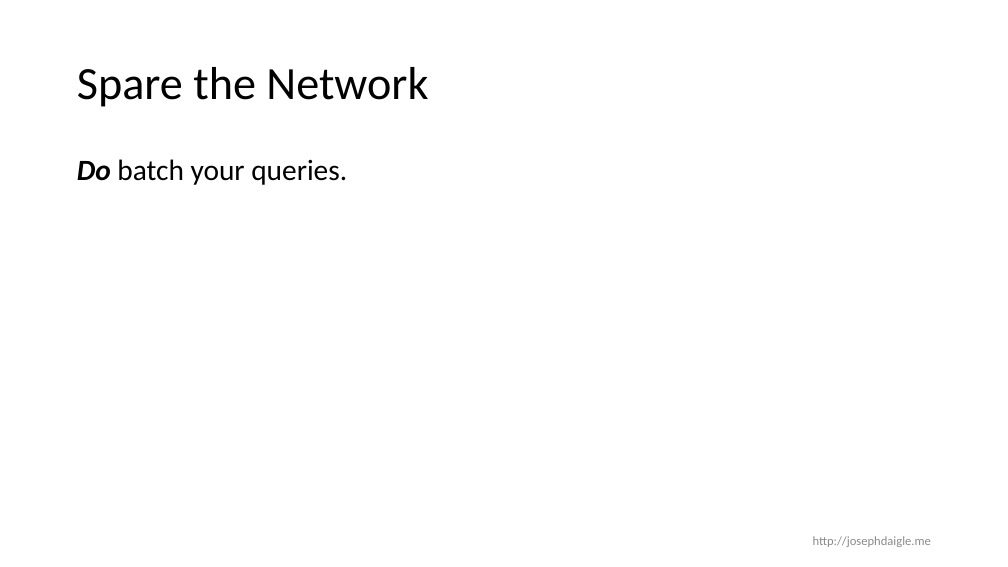
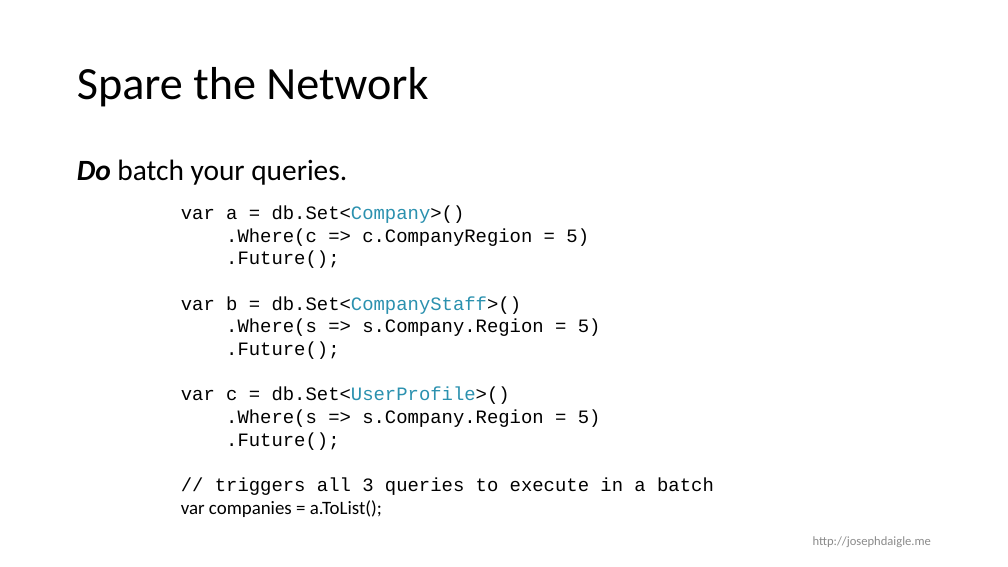
Before and after one commit to jdaigle/talks, a slide deck: slide 16 of DataAccessForPerfJunkies/DataAccessForPerJunkies.pptx (slide 15 before the commit). Drawn at 1008x567 pixels with LibreOffice and Linux fonts; fonts in the diff are those of the drawing. Boxes give left, top, right and bottom in pixels: in the first picture for what was removed or moved away, otherwise in the second. Text is boxed around its words. In the diff, an @@ line names an element or a change of style, - is before the commit and + after.

```diff
--- a/DataAccessForPerfJunkies/DataAccessForPerJunkies.pptx
+++ b/DataAccessForPerfJunkies/DataAccessForPerJunkies.pptx
@@ text added at <box>181,206,714,517</box>, 18 pt, text #000000 @@
+var a = db.Set<Company>()
+.Where(c => c.CompanyRegion = 5)
+.Future();
+var b = db.Set<CompanyStaff>()
+.Where(s => s.Company.Region = 5)
+.Future();
+var c = db.Set<UserProfile>()
+.Where(s => s.Company.Region = 5)
+.Future();
+// triggers all 3 queries to execute in a batch
+var companies = a.ToList();
```
Also in this commit, not shown: 14 other slides changed, 1 slide added.
